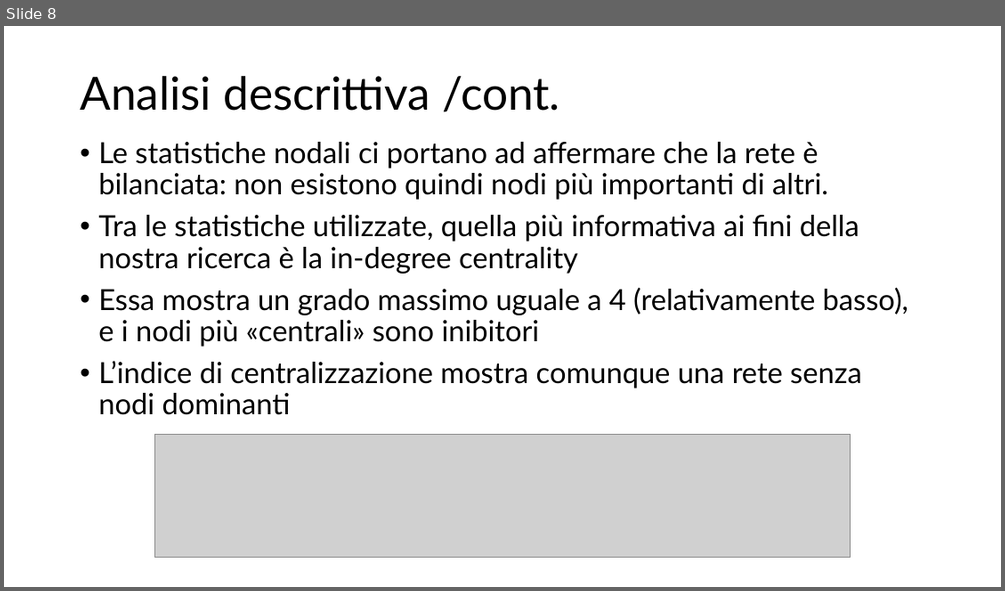
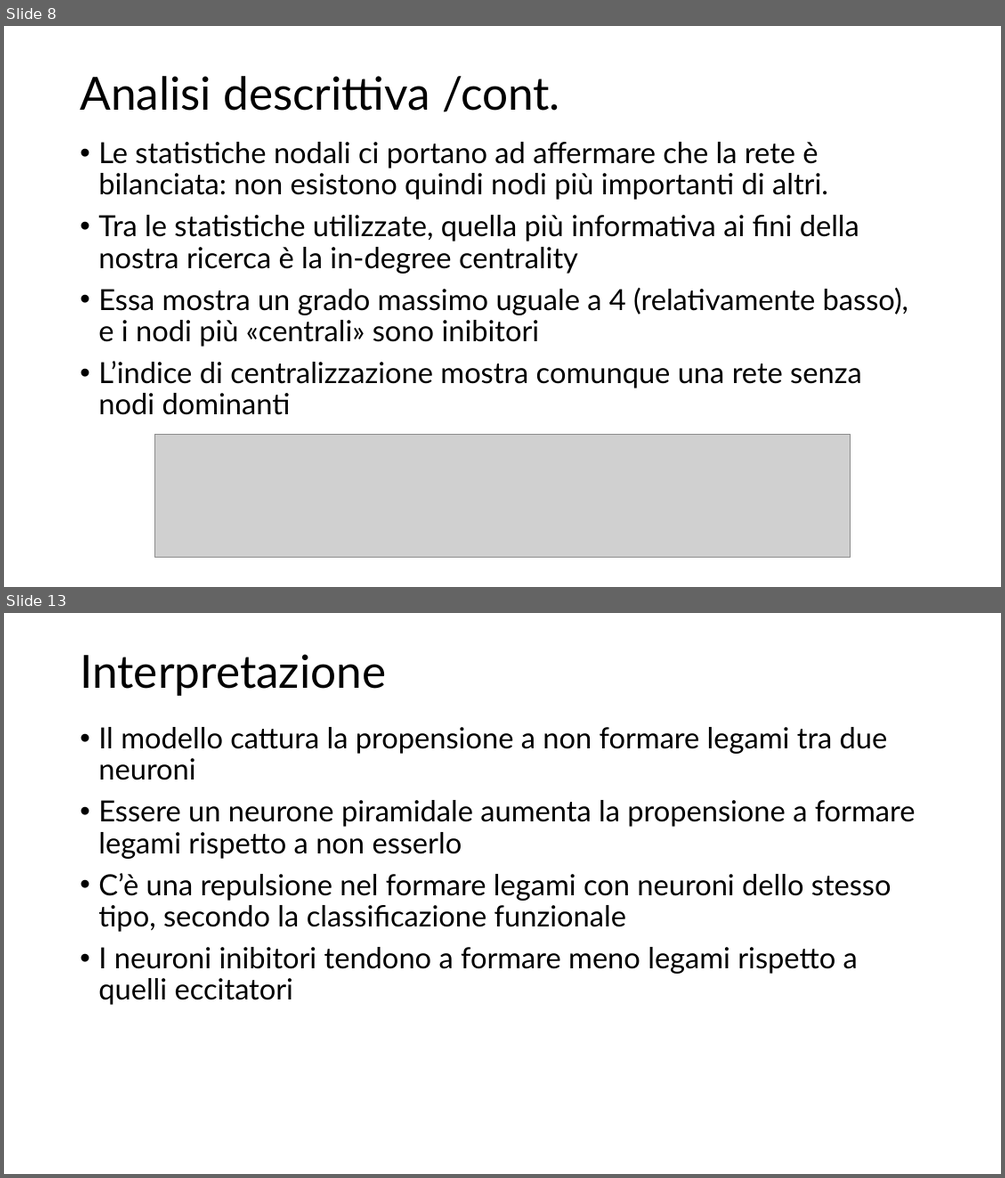
Before and after one commit to cMancio00/sand-2024, a slide deck: Analysis of visual cortical neurons of mice.pptx. Shown one above the other, each under a label of ours: slide 8 before the commit, slides 8 and 13 after it; the slides between them are not shown. The pictures are 1005x591 and 1005x1178 pixels, drawn with LibreOffice and Linux fonts; fonts in the diff are those of the drawing; grey boxes stand for pictures. Boxes give left, top, right and bottom in pixels: in the first picture for what was removed or moved away, otherwise in the second. Text is boxed around its words. In the diff, an @@ line names an element or a change of style, - is before the commit and + after.

```diff
--- a/Analysis of visual cortical neurons of mice.pptx
+++ b/Analysis of visual cortical neurons of mice.pptx
@@ slide 13 added at [4,613,1001,1174], background #FFFFFF @@
@@ title added at [80,654,386,696], 44 pt, text #000000 @@
+Interpretazione
@@ text added at [98,727,915,1005], 28 pt, text #000000 @@
+• Il modello cattura la propensione a non formare legami tra due neuroni
+• Essere un neurone piramidale aumenta la propensione a formare legami rispetto a non esserlo
+• C’è una repulsione nel formare legami con neuroni dello stesso tipo, secondo la classificazione funzionale
+• I neuroni inibitori tendono a formare meno legami rispetto a quelli eccitatori
```
Also in this commit, not shown: 1 slide changed, 6 other slides added, 4 other files.
